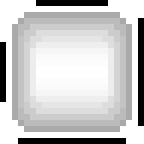
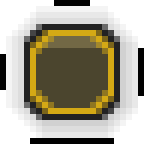
The second 144 x 144 image is a revision of the first. Changes to its layers:
hid "9patch slider fill" over [0, 0, 144, 144]
added layer "window with title selected" above "window with title" over [0, 0, 144, 144]
hid "slider fill" over [12, 12, 132, 132]
